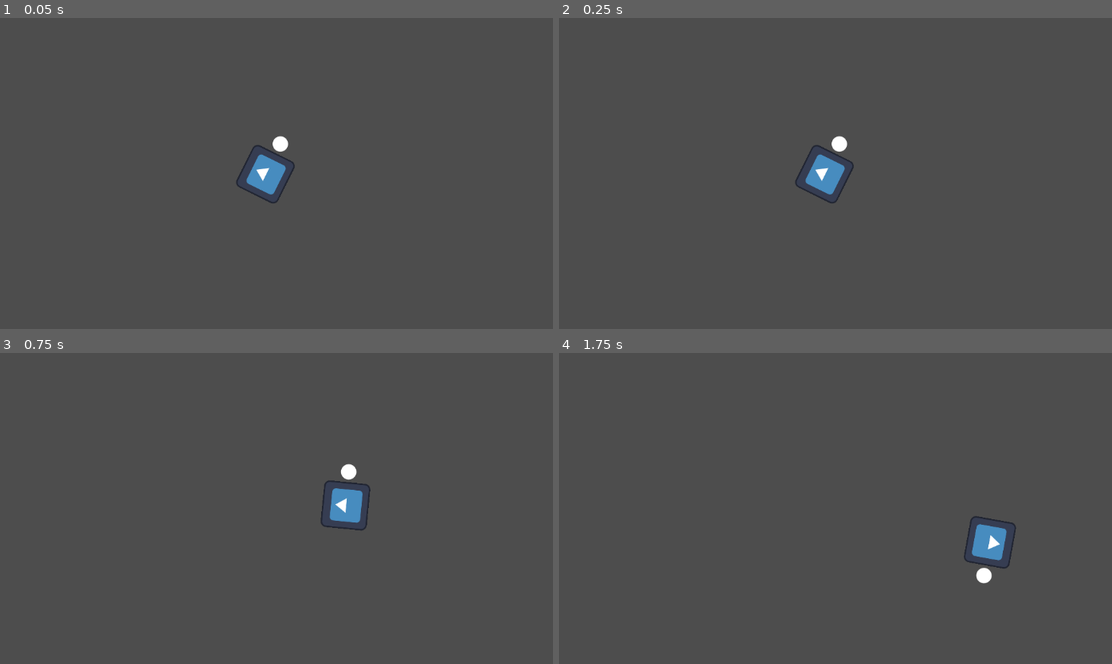
Above: before the commit, frames 1-4 (two rows, left to right).
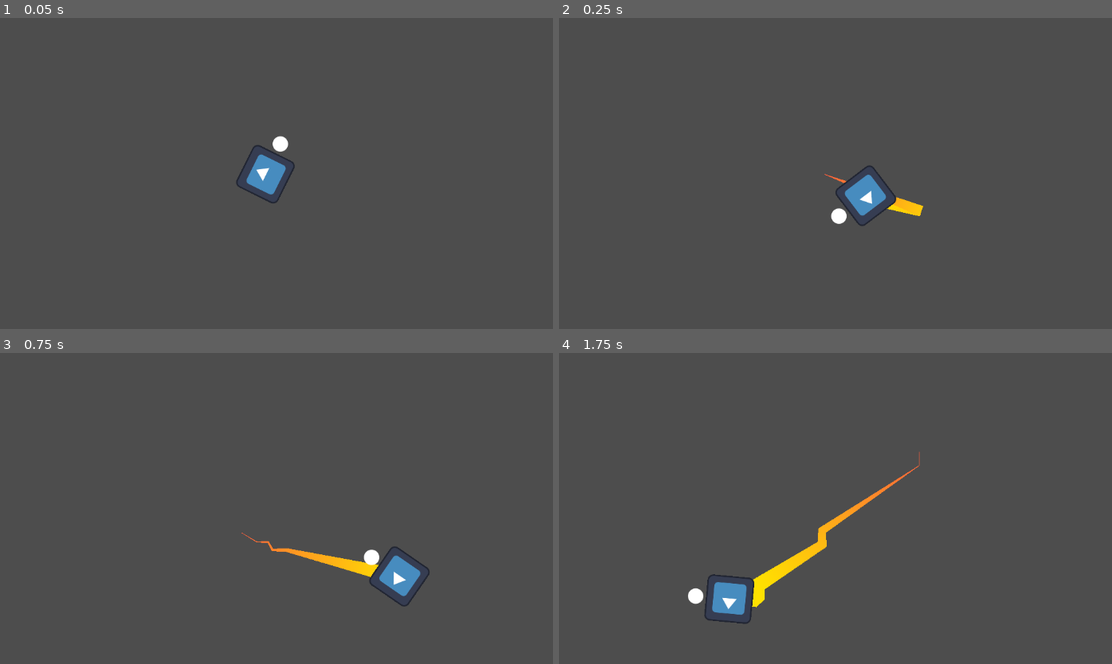
Above: after the commit, the same moments.

Repository: DEMON-AND-MAX/kitty-warrior
Game: Godot game, scene res://scene/dev/debug_world.tscn
Same seed, same stepped clock (60 frames per second), same inputs: the game is played once before the commit and once after it. The engine's default icon, where the game draws it, is replaced by a stand-in: a white triangle on a blue panel in a dark square.
Inputs (mouse positions are in pixels of both pictures, inside the frame that each line leads up to):
- Up to frame 1 (0.05 s): no input
- Up to frame 2 (0.25 s): no input
- Up to frame 3 (0.75 s): move the mouse to (431, 499) at 0.52 s; hold Right (ui_right) from 0.53 s (still down); tap Space (spacebar) at 0.6 s
- Up to frame 4 (1.75 s): right-click (990, 499) at 0.8 s; move the mouse to (724, 536) at 1.27 s; release Right (ui_right) at 1.28 s; hold Down (ui_down) from 1.28 s (still down); right-click (724, 536) at 1.35 s; tap Space (spacebar) at 1.55 s

Frame 1 is identical in both runs. In frame 2, 2.0% of the frame differs, in the area x 42-66%, y 37-67%; in frame 3, 2.3%; in frame 4, 2.8%, in the area x 23-83%, y 31-88%.

Commit message:
v0.8.2 configure zap mechanics, configure dash trail, setup attack, other improvemetns

Diff:
--- a/project.godot
+++ b/project.godot
@@ -64,3 +64,8 @@
 "events": [Object(InputEventKey,"resource_local_to_scene":false,"resource_name":"","device":-1,"window_id":0,"alt_pressed":false,"shift_pressed":false,"ctrl_pressed":false,"meta_pressed":false,"pressed":false,"keycode":0,"physical_keycode":32,"key_label":0,"unicode":32,"echo":false,"script":null)
 ]
 }
+click_right={
+"deadzone": 0.5,
+"events": [Object(InputEventMouseButton,"resource_local_to_scene":false,"resource_name":"","device":-1,"window_id":0,"alt_pressed":false,"shift_pressed":false,"ctrl_pressed":false,"meta_pressed":false,"button_mask":0,"position":Vector2(0, 0),"global_position":Vector2(0, 0),"factor":1.0,"button_index":2,"canceled":false,"pressed":false,"double_click":false,"script":null)
+]
+}
--- /dev/null
+++ b/scene/dev/dash_trail.gd
@@ -0,0 +1,10 @@
+extends Trails
+
+func _ready():
+	Signals.is_dashing_signal.connect(_visible)
+
+func _get_position():
+	return get_parent().position
+
+func _visible(on: bool) -> void:
+	self.visible = on
--- /dev/null
+++ b/scene/dev/player_dash_trail.gd
@@ -0,0 +1,5 @@
+extends Trails
+
+
+func _get_position():
+	return get_parent().position
--- a/scene/dev/test_world_cipri.tscn
+++ b/scene/dev/test_world_cipri.tscn
@@ -1,7 +1,6 @@
-[gd_scene load_steps=3 format=3 uid="uid://bp6d2ilh26cna"]
+[gd_scene load_steps=2 format=3 uid="uid://bp6d2ilh26cna"]
 
-[ext_resource type="PackedScene" uid="uid://bgc645dniw7ui" path="res://scene/player.tscn" id="1_7pq4g"]
-[ext_resource type="Script" path="res://scene/player.gd" id="2_fud8o"]
+[ext_resource type="PackedScene" uid="uid://dpxelkkbhimvc" path="res://scene/player.tscn" id="1_7pq4g"]
 
 [node name="Node2D" type="Node2D"]
 
@@ -12,4 +11,3 @@
 
 [node name="enemy" parent="Node2D" instance=ExtResource("1_7pq4g")]
 position = Vector2(234, 206)
-script = ExtResource("2_fud8o")
--- /dev/null
+++ b/scene/dev/trail.gd
@@ -0,0 +1,21 @@
+extends Line2D
+class_name Trails
+
+var trail_points_queue : Array
+@export var MAX_TRAIL_LENGTH : int
+
+func _process(_delta):
+	var pos = _get_position()
+
+	trail_points_queue.push_front(pos)
+
+	if trail_points_queue.size() > MAX_TRAIL_LENGTH:
+		trail_points_queue.pop_back()
+
+	clear_points()
+
+	for point in trail_points_queue:
+		add_point(point)
+
+func _get_position():
+	return get_global_mouse_position()
--- /dev/null
+++ b/scene/dev/trail.tscn
@@ -0,0 +1,17 @@
+[gd_scene load_steps=4 format=3 uid="uid://672w2xb24ty2"]
+
+[ext_resource type="Script" path="res://scene/dev/trail.gd" id="1_gf4ut"]
+
+[sub_resource type="Curve" id="Curve_u4ghe"]
+_data = [Vector2(0, 0.978804), 0.0, 0.0, 0, 0, Vector2(1, 0.0250001), 0.0, 0.0, 0, 0]
+point_count = 2
+
+[sub_resource type="Gradient" id="Gradient_6jtja"]
+offsets = PackedFloat32Array(0.203333, 0.733333, 1)
+colors = PackedColorArray(1, 0.883333, 0, 1, 1, 0, 0, 1, 1, 1, 1, 1)
+
+[node name="trail" type="Line2D"]
+visible = false
+width_curve = SubResource("Curve_u4ghe")
+gradient = SubResource("Gradient_6jtja")
+script = ExtResource("1_gf4ut")
--- /dev/null
+++ b/scene/dev/zap_trail.gd
@@ -0,0 +1,10 @@
+extends Trails
+
+func _ready():
+	Signals.is_zapping_signal.connect(_visible)
+
+func _get_position():
+	return get_parent().position
+
+func _visible(on: bool) -> void:
+	self.visible = on
--- a/scene/player.tscn
+++ b/scene/player.tscn
@@ -1,8 +1,12 @@
-[gd_scene load_steps=9 format=3 uid="uid://dpxelkkbhimvc"]
+[gd_scene load_steps=14 format=3 uid="uid://dpxelkkbhimvc"]
 
 [ext_resource type="Script" path="res://script/player.gd" id="1_eo058"]
 [ext_resource type="Texture2D" uid="uid://cdt0mgmtcr2ho" path="res://asset/dev/icon.svg" id="2_j7lva"]
 [ext_resource type="Texture2D" uid="uid://cv4m1iagv5jba" path="res://asset/dev/circle.png" id="3_ooa6i"]
+[ext_resource type="Script" path="res://scene/dev/dash_trail.gd" id="4_pp0wk"]
+[ext_resource type="PackedScene" uid="uid://672w2xb24ty2" path="res://scene/dev/trail.tscn" id="4_thpwk"]
+[ext_resource type="PackedScene" uid="uid://drjggibcfbuh" path="res://zap.tscn" id="6_1ng0s"]
+[ext_resource type="Script" path="res://scene/dev/zap_trail.gd" id="6_njywt"]
 
 [sub_resource type="CapsuleShape2D" id="CapsuleShape2D_13qlg"]
 radius = 39.0
@@ -49,7 +53,11 @@
 "melee_player_attack": SubResource("Animation_c8vm6")
 }
 
-[node name="player" type="CharacterBody2D"]
+[sub_resource type="Gradient" id="Gradient_ylf3e"]
+offsets = PackedFloat32Array(0.256667, 1)
+colors = PackedColorArray(1, 0.883333, 0, 1, 1, 0.366667, 0.24, 1)
+
+[node name="player" type="CharacterBody2D" groups=["player"]]
 script = ExtResource("1_eo058")
 
 [node name="player_sprite" type="Sprite2D" parent="."]
@@ -84,4 +92,31 @@
 "": SubResource("AnimationLibrary_4blk2")
 }
 
+[node name="trail" parent="." instance=ExtResource("4_thpwk")]
+show_behind_parent = true
+top_level = true
+z_index = -1
+width = 30.0
+begin_cap_mode = 1
+sharp_limit = 20.0
+round_precision = 3
+script = ExtResource("4_pp0wk")
+MAX_TRAIL_LENGTH = 20
+
+[node name="trail2" parent="." instance=ExtResource("4_thpwk")]
+visible = true
+show_behind_parent = true
+top_level = true
+z_index = -1
+width = 30.0
+gradient = SubResource("Gradient_ylf3e")
+begin_cap_mode = 1
+sharp_limit = 20.0
+round_precision = 3
+script = ExtResource("6_njywt")
+MAX_TRAIL_LENGTH = 20
+
+[node name="zap" parent="." instance=ExtResource("6_1ng0s")]
+MAX_TRAIL_LENGTH = 0
+
 [connection signal="timeout" from="timer" to="." method="_on_timer_timeout"]
--- a/script/functions.gd
+++ b/script/functions.gd
@@ -5,3 +5,6 @@
 		if value in in_array:
 			return true
 	return false
+
+func get_player_node() -> Player:
+	return get_tree().get_nodes_in_group("player")[0]
--- a/script/player.gd
+++ b/script/player.gd
@@ -1,4 +1,5 @@
 extends CharacterBody2D
+class_name Player
 
 const PLAYER_SPEED = 300.0
 
@@ -6,7 +7,10 @@
 const DASH_DURATION = 0.4
 const DASH_COOLDOWN = 4.0
 
-const STAMINA_CAPACITY = 6 # maximum stamina
+const ZAP_SPEED = 1200
+const ZAP_UNIT_DURATION = 0.3
+
+const STAMINA_CAPACITY = 10 # maximum stamina
 const DASH_CONSUMPTION = 3 # consumed stamina units per one usage
 
 @onready var animation_player = $AnimationPlayer
@@ -14,6 +18,9 @@
 var is_dashing = false
 var dash_stamina = 3
 var dash_timer = 0.0
+
+var is_zapping = false
+var curr_stamina_capacity = 0
 
 var dash_direction = Vector2.ZERO
 
@@ -23,13 +30,19 @@
 	if !is_dashing:
 		input_vector = get_input_vector()
 
+	if !is_zapping:
+		input_vector = get_input_vector()
+
 	velocity = input_vector * PLAYER_SPEED
 	look_at(get_global_mouse_position())
 	rotate(30)
 	move_and_slide()
 
-	if Input.is_action_just_pressed("spacebar") and !is_dashing and dash_stamina >= DASH_CONSUMPTION:
+	if Input.is_action_just_pressed("spacebar") and !is_dashing and !is_zapping and curr_stamina_capacity >= DASH_CONSUMPTION:
 		start_dash()
+
+	if Input.is_action_just_pressed("click_right") and !is_dashing and !is_zapping and curr_stamina_capacity >= 3:
+		initiate_zap()
 
 	if Input.is_action_just_pressed("click_left"):
 		animation_player.play("melee_player_attack");
@@ -38,10 +51,12 @@
 		dash_timer += delta
 		if dash_timer >= DASH_DURATION:
 			is_dashing = false
+			Signals.is_dashing_signal.emit(is_dashing)
 			dash_timer = 0.0
 			# for velocity reset
 			velocity = Vector2.ZERO
 		else:
+			Signals.is_dashing_signal.emit(is_dashing)
 			global_position += dash_direction * DASH_SPEED * delta
 
 func get_input_vector() -> Vector2:
@@ -67,6 +82,9 @@
 	dash_direction = (mouse_pos - global_position).normalized()
 	is_dashing = true
 
+func initiate_zap() -> void:
+	is_zapping = true
+
 func _on_timer_timeout():
 	if dash_stamina < STAMINA_CAPACITY:
 		dash_stamina += 1
--- a/script/signals.gd
+++ b/script/signals.gd
@@ -3,3 +3,5 @@
 signal play_sound(sound: String)
 signal play_music_track(track: String)
 signal play_music_layer(layer: String)
+signal is_dashing_signal(on: bool)
+signal is_zapping_signal(on: bool)
--- /dev/null
+++ b/zap.gd
@@ -0,0 +1,43 @@
+extends Line2D
+class_name Zap
+
+var timer: Timer
+
+var trail_points_queue : Array
+@export var MAX_TRAIL_LENGTH : int
+
+func _get_position():
+	return player.position
+
+@export var MAX_ZAP_TRAIL_LENGTH: int
+var zap_trail_points_queue: Array
+var player: Player
+var player_pos: Vector2
+var player_direction: Vector2
+
+func _ready():
+	timer = Timer.new()
+	timer.wait_time = 0.1
+	timer.timeout.connect(_new_position)
+	add_child(timer)
+	timer.start()
+
+	player = Functions.get_player_node();
+
+
+func _new_position():
+	var player_direction = player.position.direction_to(get_global_mouse_position())
+	#var mult = Vector2(cos(player_direction), sin(player_direction))
+	player.position.x += player_direction.x * 100 + randi_range(-100, 100)
+	player.position.y += player_direction.y * 100 + randi_range(-100, 100)
+
+
+	#zap_trail_points_queue.push_front(pos)
+	#
+	#if trail_points_queue.size() > MAX_TRAIL_LENGTH:
+		#trail_points_queue.pop_back()
+	#
+	#clear_points()
+	#
+	#for point in trail_points_queue:
+		#add_point(point)
--- /dev/null
+++ b/zap.tscn
@@ -0,0 +1,7 @@
+[gd_scene load_steps=2 format=3 uid="uid://drjggibcfbuh"]
+
+[ext_resource type="Script" path="res://zap.gd" id="1_pb0dd"]
+
+[node name="zap" type="Line2D"]
+script = ExtResource("1_pb0dd")
+MAX_TRAIL_LENGTH = 20
